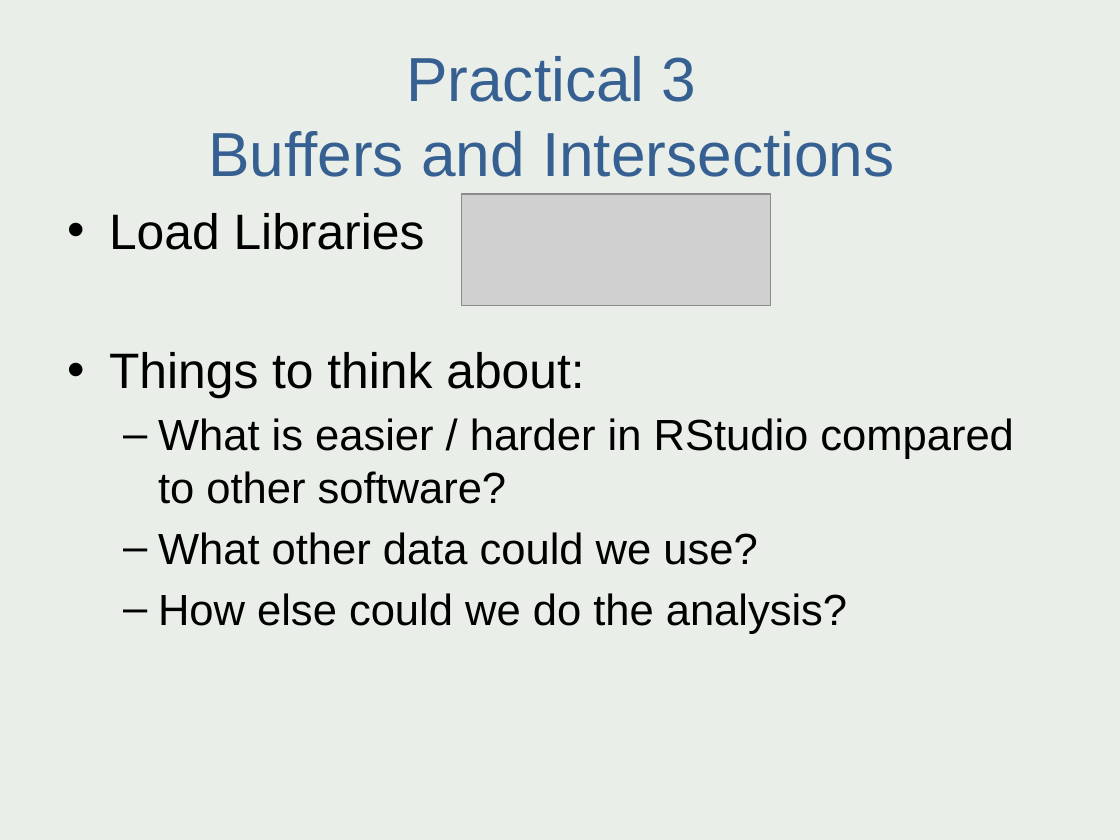
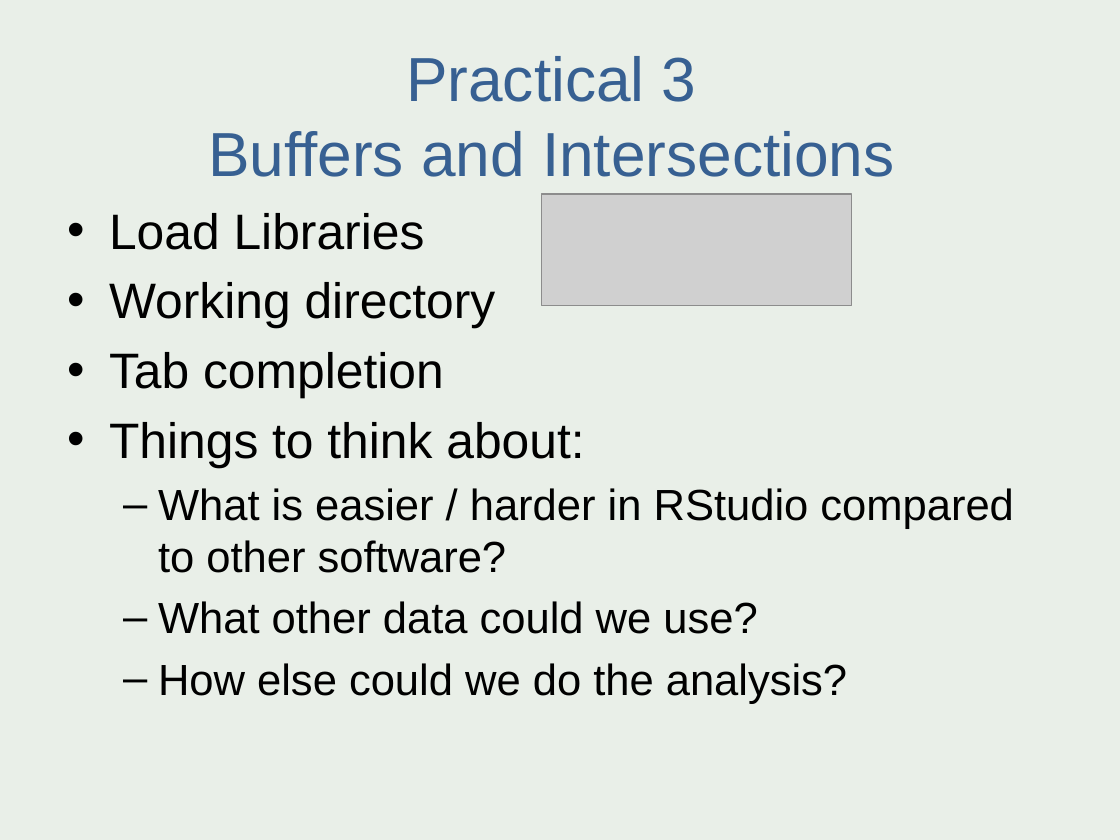
Before and after one commit to nickbearman/advanced-r-gis, a slide deck: slide 48 of material/presentation.pptx. Drawn at 1120x840 pixels with LibreOffice and Linux fonts; fonts in the diff are those of the drawing; grey boxes stand for pictures. Boxes give left, top, right and bottom in pixels: in the first picture for what was removed or moved away, otherwise in the second. Text is boxed around its words. In the diff, an @@ line names an element or a change of style, - is before the commit and + after.

Commit message:
Presentation changes

```diff
--- a/material/presentation.pptx
+++ b/material/presentation.pptx
@@ picture: place and size @@
-picture at [461,194,771,306]
+picture at [542,194,851,306]
@@ text at [109,282,496,399]: paragraphs added @@
+• Working directory
+• Tab completion
```
